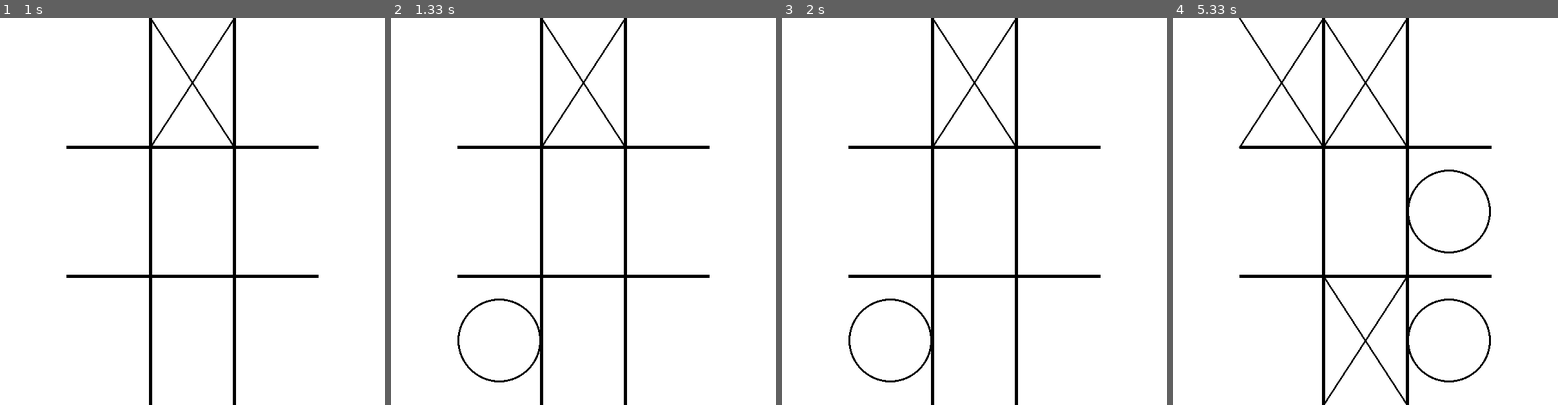
Above: before the commit, frames 1-4 (left to right).
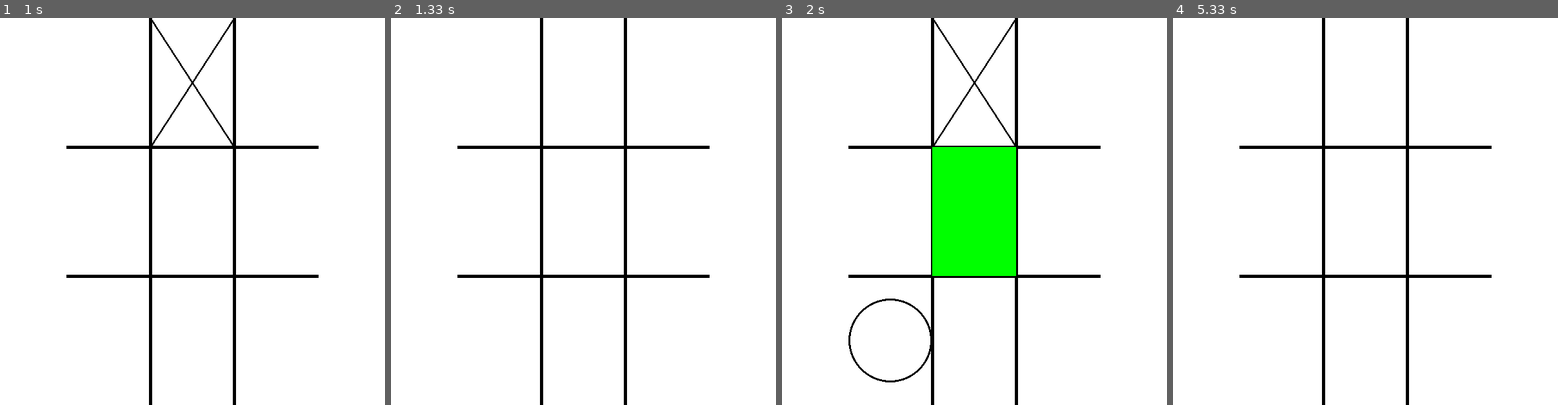
Above: after the commit, the same moments.

Repository: jerukan/tictactoePygame
Game: pygame game, started from src/main.py
The game is run twice, just before and just after one commit, with the same random seed, the same clock (stepped at 60 frames per second) and the same inputs.
Inputs (mouse positions are in pixels of both pictures, inside the frame that each line leads up to):
- Up to frame 1 (1 s): press the mouse at (277, 83) at 0.37 s; move the mouse to (223, 95) at 0.47 s; release the mouse at (173, 107) at 0.6 s; press the mouse at (192, 83) at 0.7 s; move the mouse to (119, 203) at 0.8 s; release the mouse at (42, 323) at 0.93 s
- Up to frame 2 (1.33 s): press the mouse at (498, 339) at 1.03 s; move the mouse to (575, 250) at 1.13 s; release the mouse at (648, 157) at 1.27 s
- Up to frame 3 (2 s): click (835, 288) at 1.38 s; press the mouse at (974, 83) at 1.7 s; move the mouse to (970, 172) at 1.8 s; release the mouse at (970, 265) at 1.93 s
- Up to frame 4 (5.33 s): press the mouse at (1280, 83) at 2.03 s; move the mouse to (1380, 215) at 2.13 s; release the mouse at (1481, 350) at 2.27 s; press the mouse at (1450, 211) at 2.37 s; move the mouse to (1338, 168) at 2.47 s; release the mouse at (1230, 126) at 2.6 s; press the mouse at (1450, 83) at 2.7 s; move the mouse to (1361, 165) at 2.8 s; release the mouse at (1276, 242) at 2.93 s; press the mouse at (1450, 83) at 3.03 s; move the mouse to (1334, 87) at 3.13 s; release the mouse at (1219, 95) at 3.27 s; press the mouse at (1365, 83) at 3.37 s; move the mouse to (1323, 157) at 3.47 s; release the mouse at (1276, 226) at 3.6 s; press the mouse at (1450, 211) at 3.7 s; move the mouse to (1342, 157) at 3.8 s; release the mouse at (1234, 103) at 3.93 s; press the mouse at (1280, 83) at 4.03 s; move the mouse to (1338, 83) at 4.13 s; release the mouse at (1396, 87) at 4.27 s; press the mouse at (1450, 339) at 4.37 s; move the mouse to (1338, 327) at 4.47 s; release the mouse at (1230, 315) at 4.6 s; press the mouse at (1365, 339) at 5.2 s; move the mouse to (1323, 304) at 5.3 s

Frame 1 is identical in both runs. In frame 2, 0.6% of the frame differs, in the area x 17-61%, y 0-95%; in frame 3, 7.3%, in the area x 39-61%, y 33-67%; in frame 4, 1.6%.

Commit message:
Hovered squares are now highlighted (it hurts your eyes)

Diff:
--- a/src/board.py
+++ b/src/board.py
@@ -28,6 +28,8 @@
 
     def displayBoard(self):
 
+        Window().displayWindow()
+
         # left vertical line
         pygame.draw.line(Window.DISPLAYSURF, Color.BLACK, (self.columnX[0], 0), (self.columnX[0], Window.WINDOWHEIGHT), 5)
         # right vertical line
@@ -53,6 +55,22 @@
                 else:
                     Game.clicked = False
 
+    def checkMousePosition(self, mousePos):
+        for y in range(0, len(self.board)):
+            for x in range(0, len(self.board[y])):
+                if self.boardTiles[y][x].collidepoint(mousePos):
+                    if self.isClickable(self.board[y][x]):
+                        return self.boardTiles[y][x]
+
+        return None
+
+    def highlightTile(self, tile):
+        if tile is None:
+            return
+        pygame.draw.rect(Window.DISPLAYSURF, Color.GREEN, tile)
+
+        pygame.display.update()
+
     def updateBoard(self):
         for y in range(0, len(self.board)):
             for x in range(0, len(self.board[y])):
--- a/src/game.py
+++ b/src/game.py
@@ -3,7 +3,8 @@
 
 class Game:
 
-    mousePos = (0, 0)
+    clickPos = (-1, -1)
+    mousePos = (-1, -1)
     clicked = False
 
     def getEvent(self):
@@ -13,10 +14,13 @@
                 sys.exit()
 
             if event.type == MOUSEBUTTONDOWN:
-                self.mousePos = pygame.mouse.get_pos()
+                self.clickPos = pygame.mouse.get_pos()
                 self.clicked = True
             if event.type == MOUSEBUTTONUP:
                 self.clicked = False
+
+            if event.type == MOUSEMOTION:
+                self.mousePos = (event.pos[0], event.pos[1])
 
     def isClicked(self):
         return self.clicked
--- a/src/main.py
+++ b/src/main.py
@@ -1,4 +1,4 @@
-import pygame
+import pygame, time
 from window import Window
 from board import Board
 from game import Game
@@ -23,18 +23,20 @@
         playing = True
         board.resetBoard()
         game.waitForInput()
-        game.mousePos = (-1, -1)
 
         while playing:
 
             for symbol in players:
-                surface.displayWindow()
+                game.clickPos = (-1, -1)
                 board.displayBoard()
                 board.updateBoard()
 
                 while not game.isClicked():
                     game.getEvent()
-                    game.clicked = board.checkClick(game.mousePos, symbol)
+                    board.displayBoard()
+                    board.updateBoard()
+                    board.highlightTile(board.checkMousePosition(game.mousePos))
+                    game.clicked = board.checkClick(game.clickPos, symbol)
 
                 game.clicked = False  # to prevent the game from freezing
                 board.updateBoard()
--- a/src/window.py
+++ b/src/window.py
@@ -40,6 +40,6 @@
 
     def displayTie(self):
         self.displayWindow()
-        self.drawText("there was a tie. No one won", 325, 200)
+        self.drawText("there was a tie. no one won", 325, 200)
         self.drawText("click anywhere to play another game", 325, 300)
         pygame.display.update()
